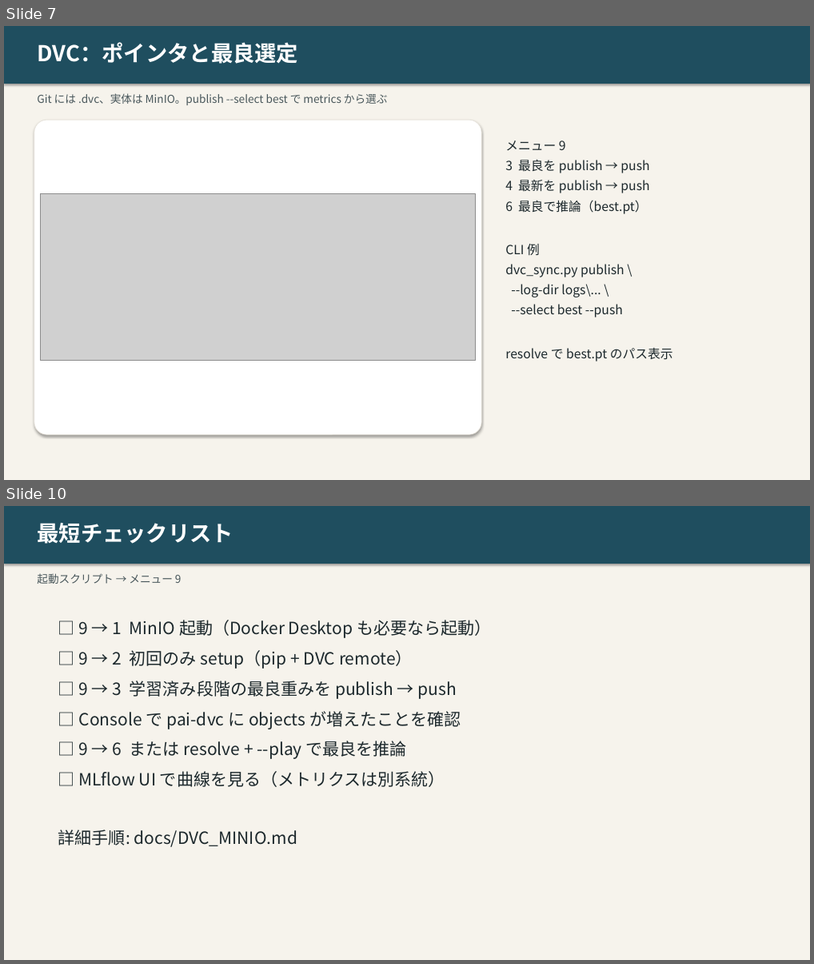
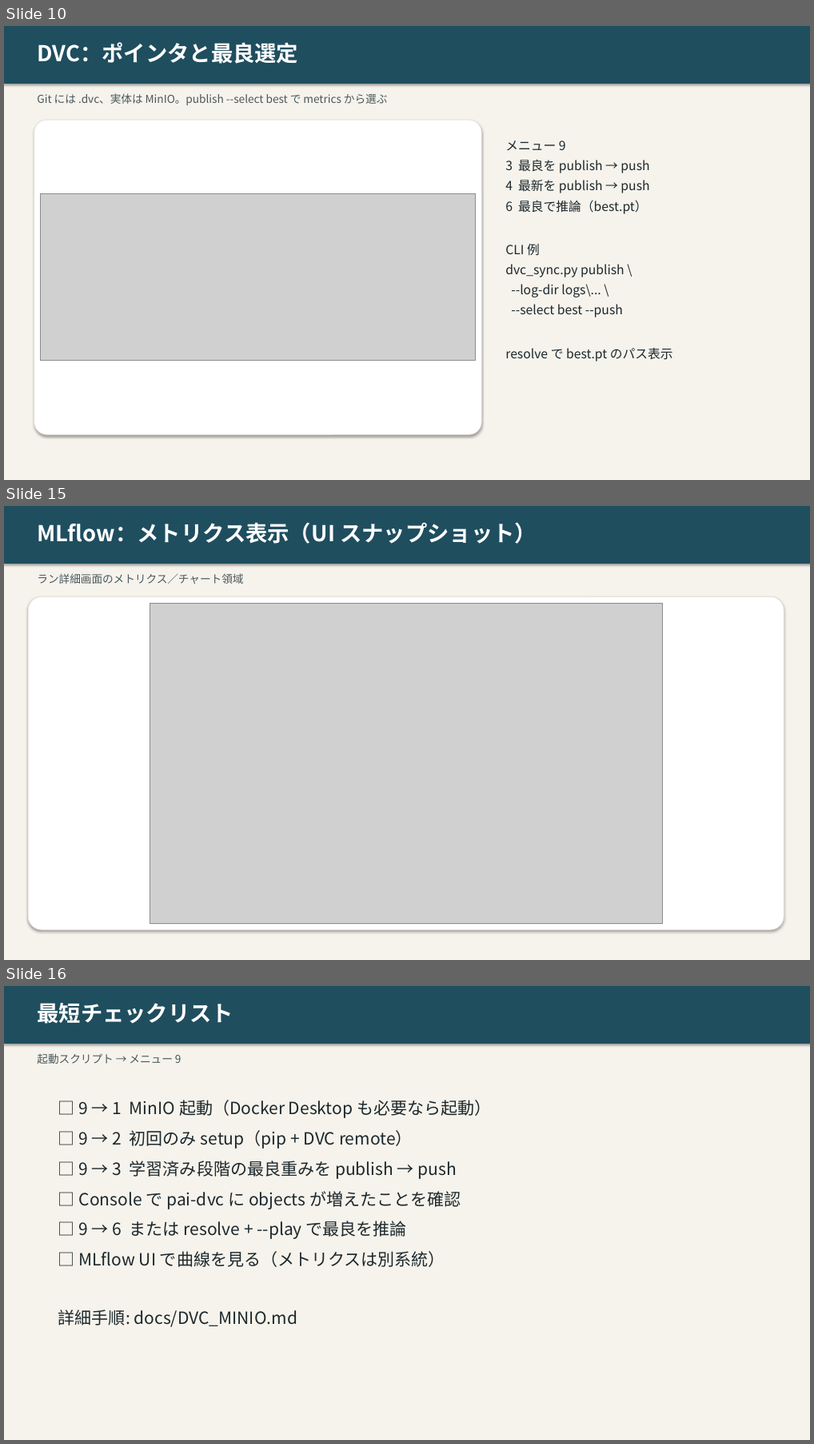
Before and after one commit to xeno1983/PAI_Task, a slide deck: scripts/DVC_MLflow_MinIO使い方.pptx. Shown one above the other, each under a label of ours: slides 7 and 10 before the commit, slides 10, 15 and 16 after it; the slides between them are not shown. The pictures are 814x964 and 814x1444 pixels, drawn with LibreOffice and Linux fonts; fonts in the diff are those of the drawing; grey boxes stand for pictures. Boxes give left, top, right and bottom in pixels: in the first picture for what was removed or moved away, otherwise in the second. Text is boxed around its words. In the diff, an @@ line names an element or a change of style, - is before the commit and + after.

Commit message:
Add flow diagrams and real MLflow UI snapshots to DVC/MLflow/MinIO PPT
Capture MLflow UI via Playwright, add user-journey and data-flow slides, add Windows setup doc.

```diff
--- a/scripts/DVC_MLflow_MinIO使い方.pptx
+++ b/scripts/DVC_MLflow_MinIO使い方.pptx
@@ slide 15 added at bbox=[4, 506, 810, 960], background #FFFFFF @@
@@ rectangle added at bbox=[4, 506, 810, 960], fill #F6F3EC @@
@@ rectangle added at bbox=[4, 506, 810, 564], fill #1F4E5F @@
@@ text added at bbox=[37, 522, 537, 544], 26 pt, text #FFFFFF, bold @@
+MLflow：メトリクス表示（UI スナップショット）
@@ text added at bbox=[37, 573, 243, 584], 13 pt, text #4A585C @@
+ラン詳細画面のメトリクス／チャート領域
@@ rounded rectangle added at bbox=[28, 596, 784, 929], fill #FFFFFF, outline #E8E4DC 0.75 pt @@
@@ picture added at bbox=[150, 603, 662, 924] @@
@@ what was slide 7 is now slide 10 @@
@@ what was slide 10 is now slide 16 @@
```
Also in this commit, not shown: 3 slides changed, 5 other slides added, 9 other files.
